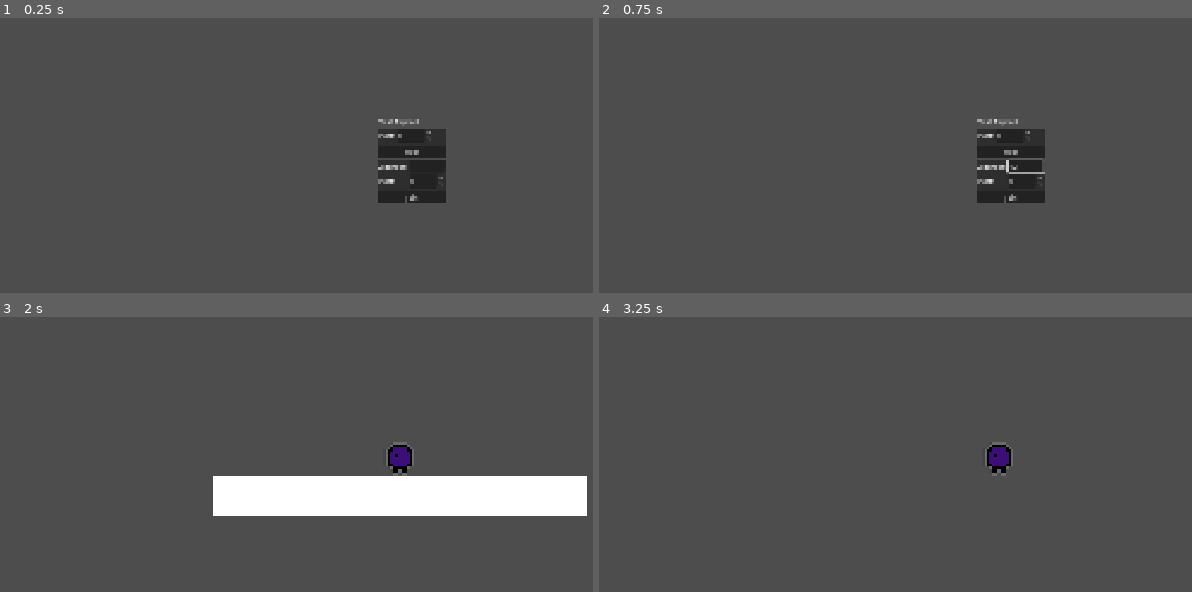
Above: before the commit, frames 1-4 (two rows, left to right).
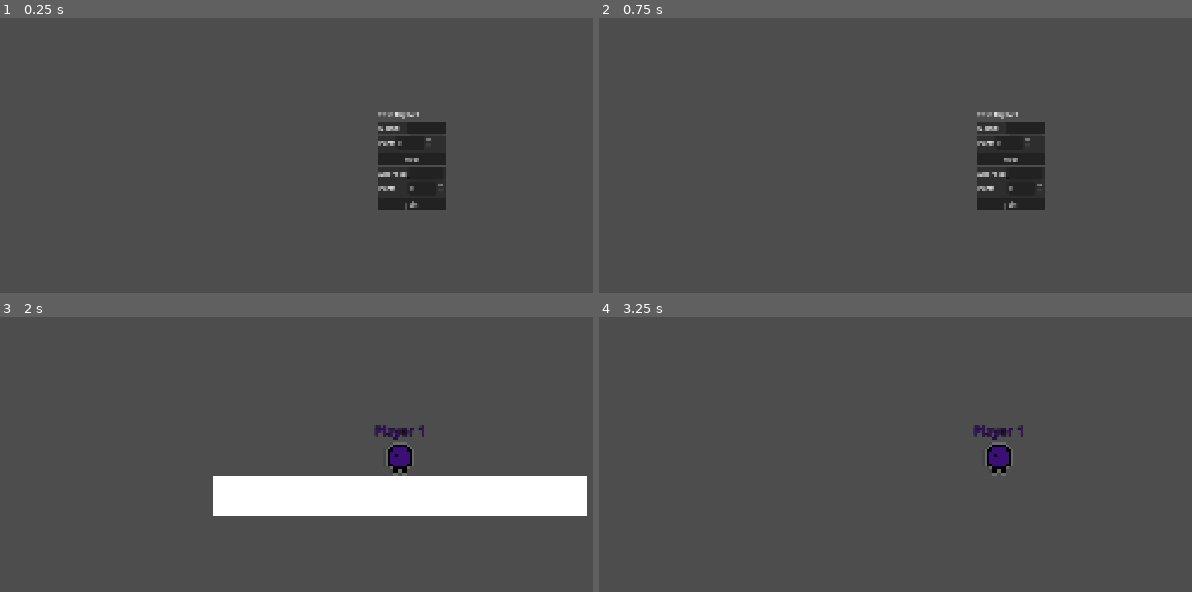
Above: after the commit, the same moments.

Repository: Mrneptune11/Unlimited-Games-Jam
Game: Godot game, scene res://Main/Lobby/Lobby.tscn
Same seed, same stepped clock (60 frames per second), same inputs: the game is played once before the commit and once after it.
Inputs (mouse positions are in pixels of both pictures, inside the frame that each line leads up to):
- Up to frame 1 (0.25 s): no input
- Up to frame 2 (0.75 s): click (1025, 166) at 0.52 s; type "12" at 0.6 s
- Up to frame 3 (2 s): click "Host" at 1.25 s
- Up to frame 4 (3.25 s): tap Enter at 2 s; hold D (move_right) from 2.03 s (still down); tap 0 at 2.1, 2.85 s; tap Space (move_up) at 2.27, 3.02 s

The runs differ from the first frame. In frame 1, 1.4% of the frame differs, in the area x 63-76%, y 34-70%; in frame 2, 1.5%; in frame 3, 0.2%; in frame 4, 0.2%.

Commit message:
labels working with default names, not custom names

Diff:
--- a/Main/Lobby/Lobby.tscn
+++ b/Main/Lobby/Lobby.tscn
@@ -5,6 +5,13 @@
 
 [node name="Lobby" type="Node2D" unique_id=2146104970]
 script = ExtResource("1_0duqs")
+
+[node name="Labels" type="Control" parent="." unique_id=2072846370]
+texture_filter = 2
+layout_mode = 3
+anchors_preset = 0
+offset_right = 40.0
+offset_bottom = 40.0
 
 [node name="Level" type="Node2D" parent="." unique_id=817860642]
 
@@ -45,6 +52,21 @@
 "
 
 [node name="ENet" type="VBoxContainer" parent="UI/Start" unique_id=2036676489]
+layout_mode = 2
+
+[node name="NameContainer" type="PanelContainer" parent="UI/Start/ENet" unique_id=1089841600]
+layout_mode = 2
+
+[node name="HBox" type="HBoxContainer" parent="UI/Start/ENet/NameContainer" unique_id=234368910]
+layout_mode = 2
+theme_override_constants/separation = 16
+
+[node name="NameLabel" type="Label" parent="UI/Start/ENet/NameContainer/HBox" unique_id=96413914]
+layout_mode = 2
+text = "Name:"
+
+[node name="Name" type="LineEdit" parent="UI/Start/ENet/NameContainer/HBox" unique_id=665797565]
+custom_minimum_size = Vector2(94, 0)
 layout_mode = 2
 
 [node name="HostENet" type="PanelContainer" parent="UI/Start/ENet" unique_id=251083739]
--- a/Main/Lobby/lobby.gd
+++ b/Main/Lobby/lobby.gd
@@ -13,7 +13,6 @@
 var level_idx:int = 1
 
 #-------------------------------------------------------------------------------
-
 
 # Lifecycle
 
@@ -99,7 +98,6 @@
 
 func _on_server_disconnected() -> void:
 	pass
-
 #-------------------------------------------------------------------------------
 
 # Level Management
@@ -179,6 +177,7 @@
 	player.color_id = available_colors.pop_at(player_idx)
 	player_idx += 1
 	player.character = player_idx
+	player.player_name = "Player " + str(player_idx)
 
 
 	# Add player to level and teleport to spawn position
--- a/Main/Lobby/ui.gd
+++ b/Main/Lobby/ui.gd
@@ -12,21 +12,21 @@
 	var address: String = $Start/ENet/Join/VBox/Options/Address.text
 	var port: int = $Start/ENet/Join/VBox/Options/Port.value
 	lobby.start_enet_client(address, port)
-	hide()
+	$Start.hide()
 
 func _on_enet_host_pressed():
 	var port: int = $Start/ENet/HostENet/VBox/Options/Port.value
 	lobby.start_enet_server(port)
-	hide()
+	$Start.hide()
 
 # WebSocket
 
 func _on_websocket_join_pressed():
 	var url: String = $Start/WebSocket/Join/VBox/Options/Url.text
 	lobby.start_websocket_client(url)
-	hide()
+	$Start.hide()
 
 func _on_websocket_host_pressed():
 	var port: int = $Start/ENet/Host/VBox/Options/Port.value
 	lobby.start_websocket_server(port)
-	hide()
+	$Start.hide()
--- /dev/null
+++ b/Objects/NameLabel/NameLabel.tscn
@@ -0,0 +1,22 @@
+[gd_scene format=3 uid="uid://7d06mklmig8i"]
+
+[ext_resource type="Script" uid="uid://dknumv6crenqm" path="res://Objects/NameLabel/name_label.gd" id="1_3fmgj"]
+
+[sub_resource type="LabelSettings" id="LabelSettings_3fmgj"]
+font_size = 32
+outline_size = 5
+outline_color = Color(0, 0, 0, 1)
+
+[node name="Label" type="Label" unique_id=2091247295]
+top_level = true
+texture_filter = 2
+offset_right = 136.0
+offset_bottom = 45.0
+offset_transform_enabled = true
+offset_transform_position = Vector2(-68, -90)
+theme_override_font_sizes/font_size = 5
+text = "Neptune"
+label_settings = SubResource("LabelSettings_3fmgj")
+horizontal_alignment = 1
+vertical_alignment = 1
+script = ExtResource("1_3fmgj")
--- /dev/null
+++ b/Objects/NameLabel/name_label.gd
@@ -0,0 +1,5 @@
+class_name NameLabel extends Label
+
+func set_label(my_text:String, my_color:Color)->void:
+	text = my_text
+	modulate = my_color
--- a/Objects/Player/Player.tscn
+++ b/Objects/Player/Player.tscn
@@ -53,9 +53,9 @@
 properties/2/path = NodePath(".:direction")
 properties/2/spawn = true
 properties/2/replication_mode = 2
-properties/3/path = NodePath(".:visible")
+properties/3/path = NodePath(".:label_pos")
 properties/3/spawn = true
-properties/3/replication_mode = 1
+properties/3/replication_mode = 2
 
 [sub_resource type="SceneReplicationConfig" id="SceneReplicationConfig_b0me6"]
 properties/0/path = NodePath(".:character")
@@ -67,6 +67,9 @@
 properties/2/path = NodePath(".:color_id")
 properties/2/spawn = true
 properties/2/replication_mode = 2
+properties/3/path = NodePath(".:player_name")
+properties/3/spawn = true
+properties/3/replication_mode = 2
 
 [node name="Player" type="CharacterBody2D" unique_id=1936875832]
 script = ExtResource("1_cac6a")
--- a/Objects/Player/player.gd
+++ b/Objects/Player/player.gd
@@ -26,12 +26,15 @@
 #Color id of the player
 var color_id:String = "#FFFFFF"
 
+##Label for the player
+var my_label:Label = null
+var label_pos:Vector2 = Vector2.ZERO
+
 var character: int = 0 : # Determines which character to display as
 	set(value):
 		# Limit the value to the bounds of CHARACTERS
 		character = clampi(value, 0, 50)
 		# Update sprite to display as the new character
-		var sprite: AnimatedSprite2D = $AnimatedSprite2D
 		$Sprite2D.modulate = Color(color_id)
 		print(color_id)
 
@@ -56,6 +59,10 @@
 		# Flip sprite
 		$AnimatedSprite2D.flip_h = (direction < 0.0)
 
+
+var player_name:String = "" :
+	set(value):
+		player_name = value
 #-------------------------------------------------------------------------------
 
 var death_scene:PackedScene = preload("res://Objects/Death/explosion.tscn")
@@ -72,6 +79,8 @@
 	if (local):
 		# Activate the camera if local
 		$Camera2D.make_current()
+
+	create_label()
 
 @rpc("authority", "call_local", "reliable")
 func teleport(new_pos: Vector2) -> void:
@@ -113,6 +122,12 @@
 
 	# Apply physics
 	move_and_slide()
+
+
+func _process(_delta: float) -> void:
+	var screen_pos = get_viewport().get_canvas_transform() * global_position
+	label_pos = screen_pos
+	my_label.position = label_pos
 
 #-------------------------------------------------------------------------------
 
@@ -196,3 +211,14 @@
 	explosion.modulate = color
 	get_tree().current_scene.get_node("Effects").add_child(explosion)
 	explosion.emitting = true
+
+#-------------------------------------------------------------------------------
+
+func update_label(label:NameLabel)->void:
+	my_label = label
+
+func create_label() -> void:
+	var player_label: NameLabel = preload("res://Objects/NameLabel/NameLabel.tscn").instantiate()
+	player_label.set_label(player_name, color_id)
+	update_label(player_label)
+	get_node("/root/Lobby/UI").add_child(player_label)
Not shown, added: Objects/NameLabel/name_label.gd.uid
